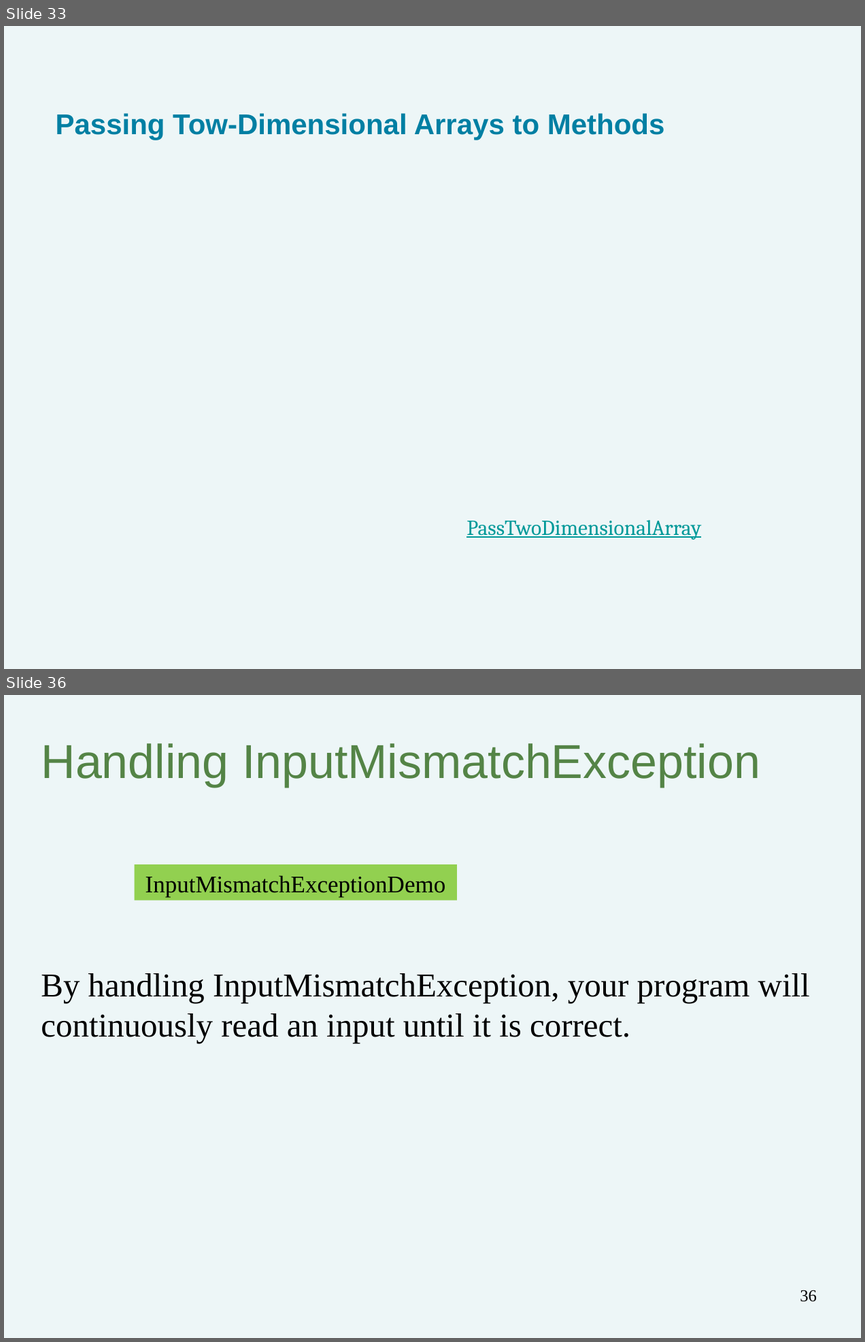
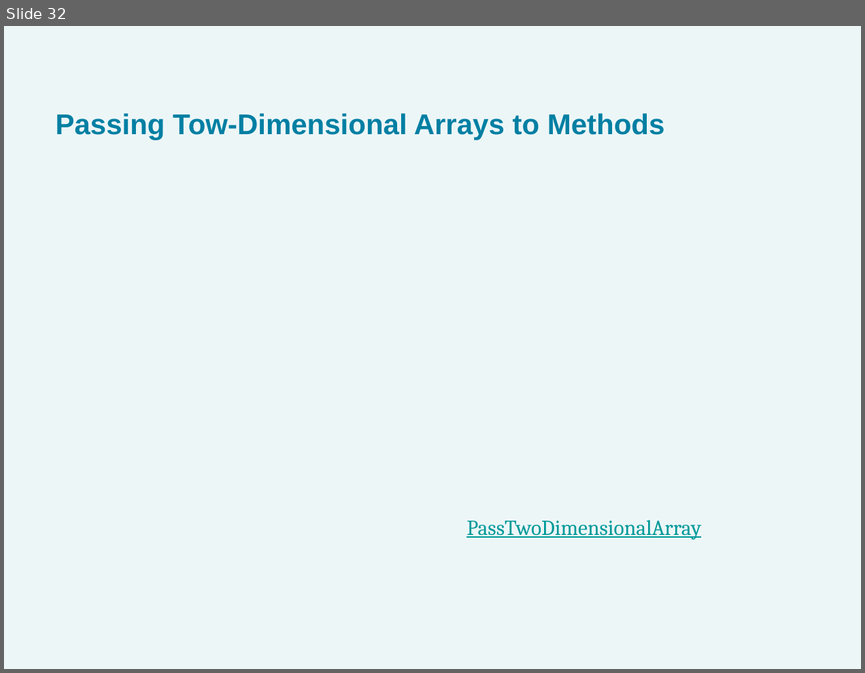
Before and after one commit to bzartoshty/bzartoshty.github.io, a slide deck: COMP182/Lectures/Lecture1/Lecture01-Review.pptx. Shown one above the other, each under a label of ours: slides 33 and 36 before the commit, slide 32 after it; the slides between them are not shown. The pictures are 865x1342 and 865x673 pixels, drawn with LibreOffice and Linux fonts; fonts in the diff are those of the drawing. Boxes give left, top, right and bottom in pixels: in the first picture for what was removed or moved away, otherwise in the second. Text is boxed around its words. In the diff, an @@ line names an element or a change of style, - is before the commit and + after.

```diff
--- a/COMP182/Lectures/Lecture1/Lecture01-Review.pptx
+++ b/COMP182/Lectures/Lecture1/Lecture01-Review.pptx
@@ slide 36 removed at (x1=4, y1=695, x2=861, y2=1338), background #EDF6F7 @@
@@ title removed at (x1=41, y1=743, x2=760, y2=787) @@
-Handling InputMismatchException
@@ rectangle removed at (x1=135, y1=864, x2=456, y2=900) @@
-InputMismatchExceptionDemo
@@ text removed at (x1=41, y1=973, x2=810, y2=1043) @@
-By handling InputMismatchException, your program will continuously read an input until it is correct.
@@ page number removed at (x1=800, y1=1289, x2=817, y2=1302) @@
-36
@@ what was slide 33 is now slide 32 @@
```
Also in this commit, not shown: 1 slide changed, 19 other slides removed, 1 other file.
